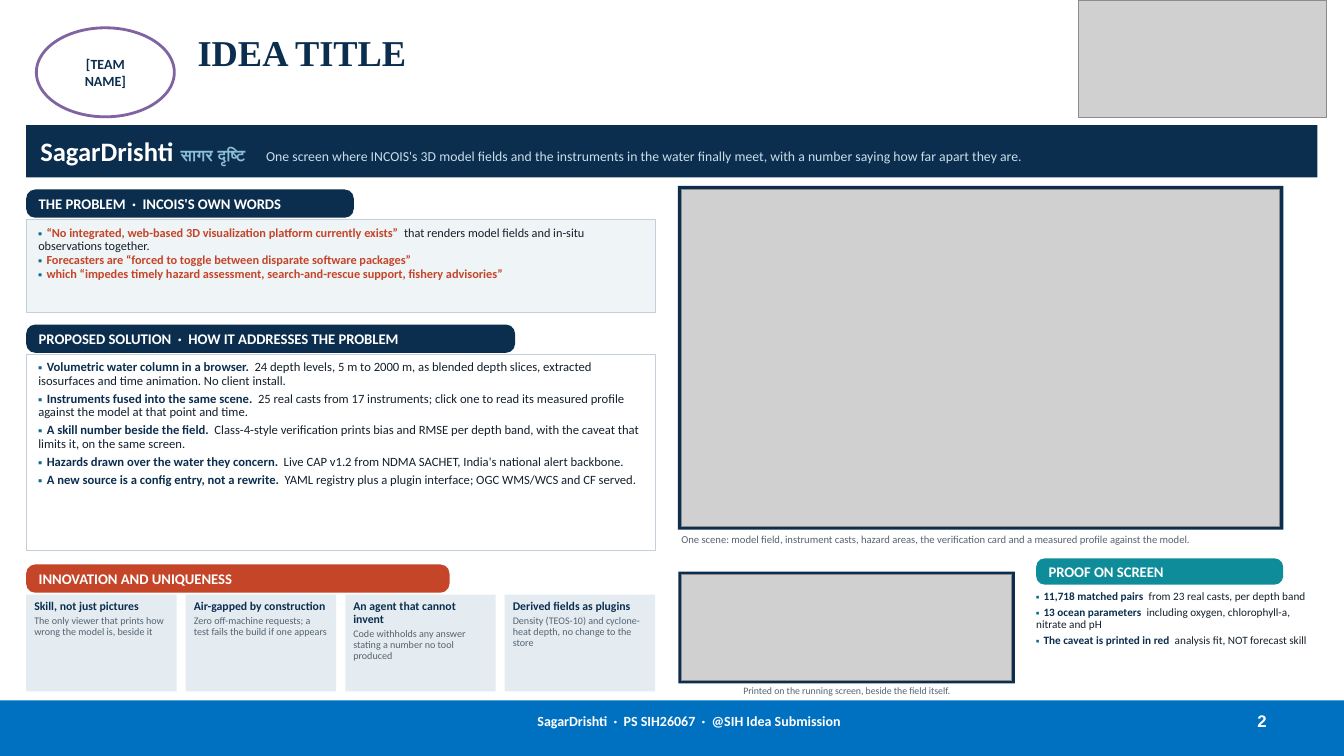
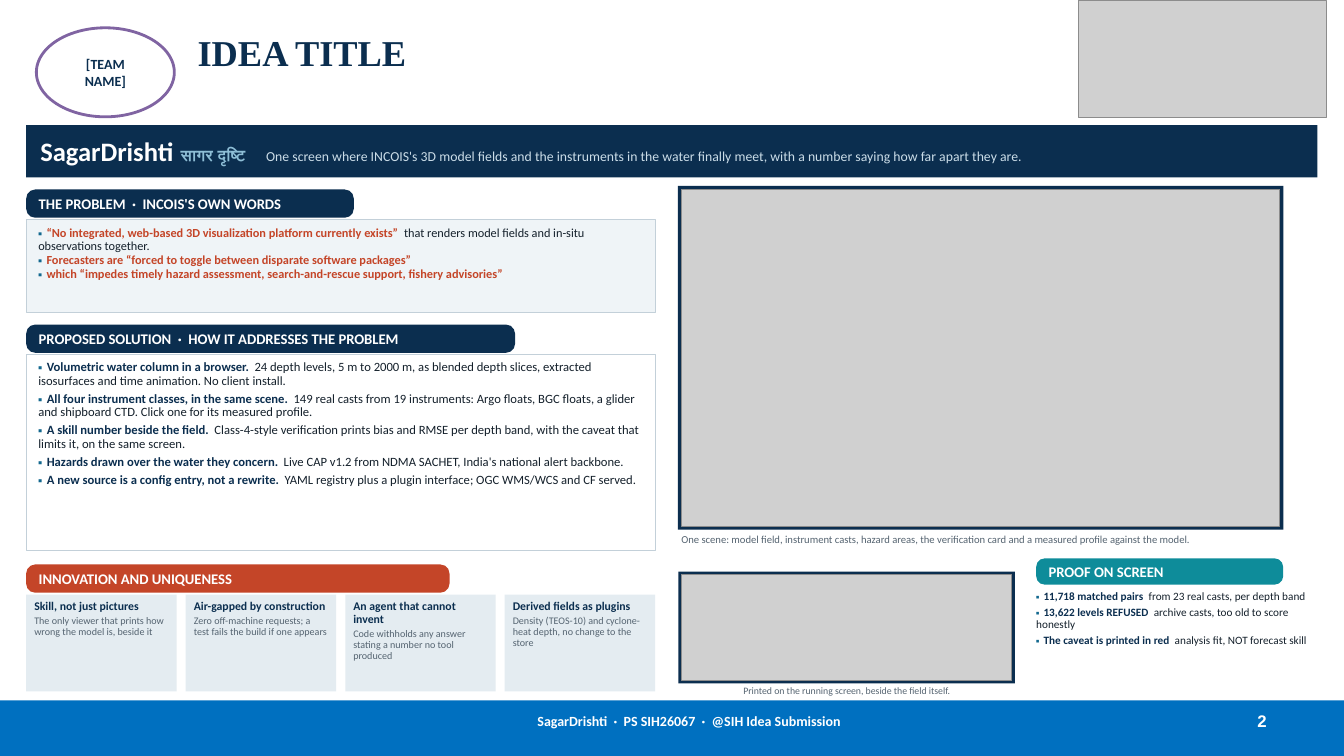
Before and after one commit to MONSTERBOY110/SagarDrishti, a slide deck: slide 2 of docs/submission/SagarDrishti_SIH2026_Idea.pptx. Drawn at 1344x756 pixels with LibreOffice and Linux fonts; fonts in the diff are those of the drawing; grey boxes stand for pictures. Boxes give left, top, right and bottom in pixels: in the first picture for what was removed or moved away, otherwise in the second. Text is boxed around its words. In the diff, an @@ line names an element or a change of style, - is before the commit and + after.

```diff
--- a/docs/submission/SagarDrishti_SIH2026_Idea.pptx
+++ b/docs/submission/SagarDrishti_SIH2026_Idea.pptx
@@ text at [38,394,635,418]: text changed @@
-▪ Instruments fused into the same scene. 25 real casts from 17 instruments; click one to read its measured profile against the model at that point and time.
+▪ All four instrument classes, in the same scene. 149 real casts from 19 instruments: Argo floats, BGC floats, a glider and shipboard CTD. Click one for its measured profile.
@@ text at [1036,608,1288,630]: text changed @@
-▪ 13 ocean parameters including oxygen, chlorophyll-a, nitrate and pH
+▪ 13,622 levels REFUSED archive casts, too old to score honestly
```
Also in this commit, not shown: 4 other slides changed, 28 other files.
